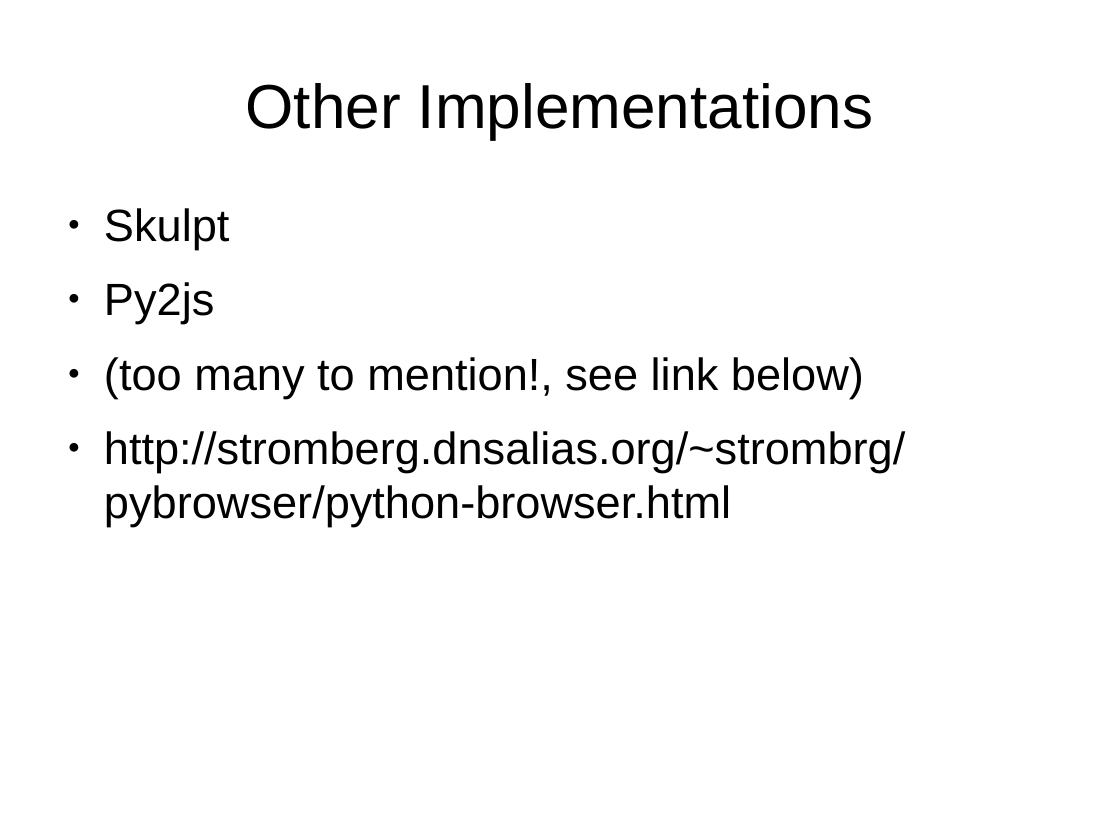
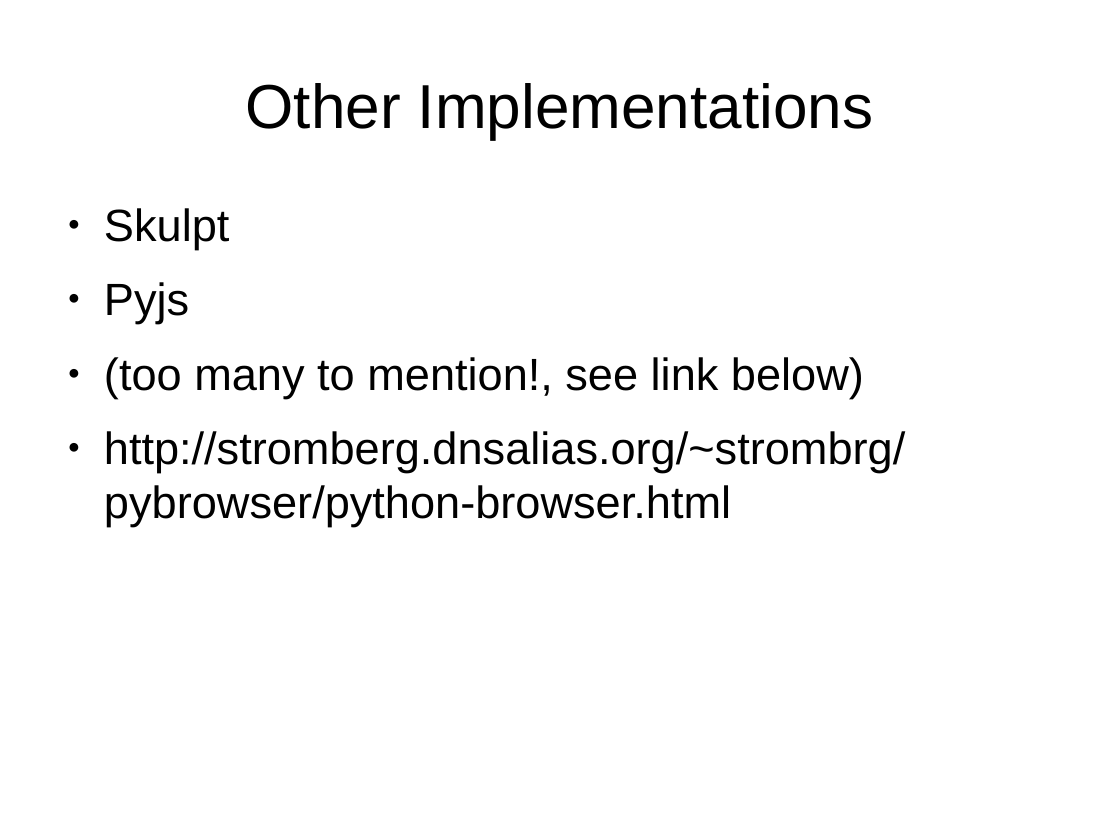
Before and after one commit to earney/pycomo, a slide deck: slide 4 of presentations/June2013/pyCOMO_Brython_06262013.odp. Drawn at 1120x840 pixels with LibreOffice and Linux fonts; fonts in the diff are those of the drawing. Boxes give left, top, right and bottom in pixels: in the first picture for what was removed or moved away, otherwise in the second. Text is boxed around its words. In the diff, an @@ line names an element or a change of style, - is before the commit and + after.

```diff
--- a/presentations/June2013/pyCOMO_Brython_06262013.odp
+++ b/presentations/June2013/pyCOMO_Brython_06262013.odp
@@ text at (x1=104, y1=282, x2=189, y2=324): text changed @@
-● Py2js
+● Pyjs
```
Also in this commit, not shown: 3 other slides changed.
